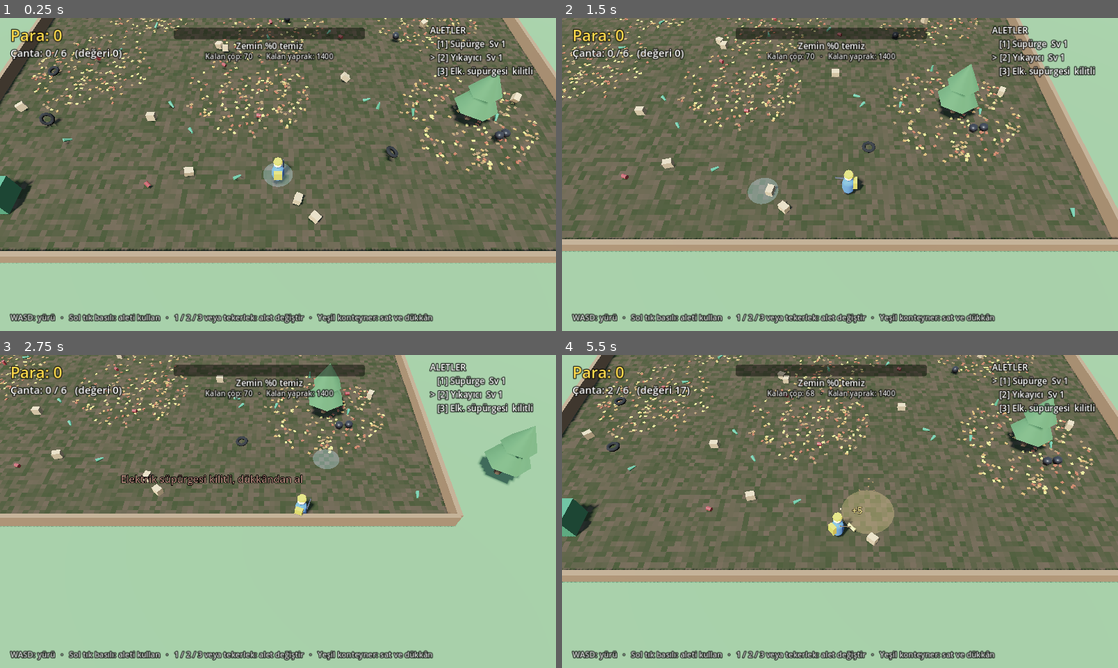
Above: before the commit, frames 1-4 (two rows, left to right).
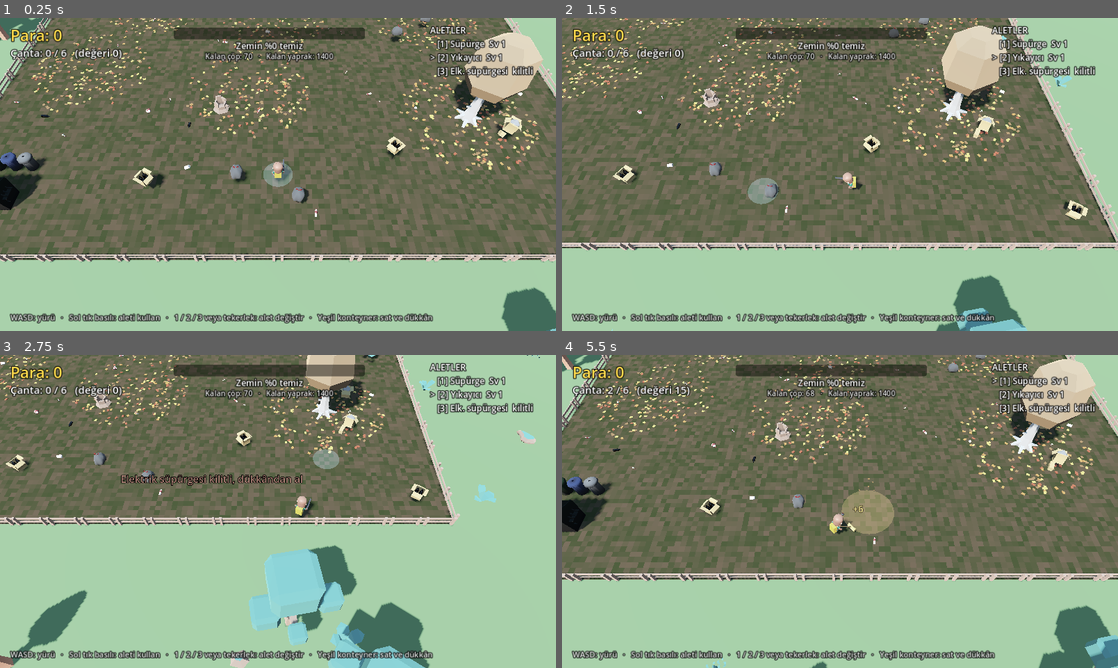
Above: after the commit, the same moments.

Repository: bogacavdar/Junk-to-Shine
Game: Godot game, scene res://main.tscn
The game is run twice, just before and just after one commit, with the same random seed, the same clock (stepped at 60 frames per second) and the same inputs.
Inputs (mouse positions are in pixels of both pictures, inside the frame that each line leads up to):
- Up to frame 1 (0.25 s): no input
- Up to frame 2 (1.5 s): tap Enter at 0.5 s; move the mouse to (962, 158) at 0.52 s; hold D (move_right) 0.53-1.28 s; tap 1 at 0.6 s; click (962, 158) at 0.67 s; move the mouse to (728, 190) at 1.27 s; hold S (move_down) from 1.28 s (still down); tap 2 at 1.35 s
- Up to frame 3 (2.75 s): move the mouse to (333, 442) at 2.02 s; release S (move_down) at 2.03 s; hold D (move_right) from 2.03 s (still down); tap 3 at 2.1 s
- Up to frame 4 (5.5 s): move the mouse to (812, 574) at 2.77 s; release D (move_right) at 2.78 s; hold W (move_up) 2.78-3.53 s; tap one key every 0.75 s from 2.85 s: 1 2 3 1; click (812, 574) at 2.92 s; move the mouse to (1006, 558) at 3.52 s; hold A (move_left) 3.53-5.03 s; move the mouse to (673, 464) at 4.27 s; move the mouse to (867, 511) at 5.02 s; hold S (move_down) from 5.03 s (still down); click (867, 511) at 5.17 s

The runs differ from the first frame. In frame 1, 13% of the frame differs, in the area x 0-100%, y 0-100%; in frame 2, 12%; in frame 3, 16%, in the area x 0-98%, y 0-100%; in frame 4, 12%.

Commit message:
Gerçek modeller: KayKit karakter, Kenney doğa ve evler, gerçek çöpler
- Karakter: animasyonlu KayKit Rogue (bekleme, koşma, bitişte sevinme)
- Çevre: Kenney ağaçları, çalı, kaya, çimen, ahşap çitler ve arkada banliyö evleri
- Çöpler: Rojatzo paketinden 19 çeşit (şişe, kutu, poşet, muz, elma, sandviç...)
- Satış noktası artık gerçek çöp konteyneri, yanında geri dönüşüm kovaları
- Alan bitince çiçekler açıyor
- Modeller oyun içinde ölçülüp otomatik ölçekleniyor (farklı paket birimleri)

Co-Authored-By: Claude Opus 5.5 <noreply@anthropic.com>
Claude-Session: https://claude.ai/code/session_01BTyhiHPd1tC3NJd2rRFT53

Diff:
--- a/scripts/main.gd
+++ b/scripts/main.gd
@@ -4,6 +4,18 @@
 
 const PlayerScript := preload("res://scripts/player.gd")
 const DirtShader := preload("res://shaders/dirt.gdshader")
+const Models := preload("res://scripts/models.gd")
+
+# Çöp türleri: [dosya, boyut (m), değer, sıklık]
+const TRASH_TYPES := [
+	["Lata", 0.32, 3, 3], ["CrushedBottle", 0.42, 3, 3], ["EmptyBottle", 0.5, 4, 2],
+	["FlatBottle", 0.45, 3, 2], ["TwistedBottle", 0.5, 4, 2], ["DwarfBottle", 0.38, 3, 2],
+	["NormalRed", 0.45, 3, 2], ["Platano", 0.38, 2, 2], ["RottenApple", 0.3, 2, 2],
+	["Sandwich", 0.4, 2, 1], ["Tissue1", 0.32, 1, 2], ["Tissue2", 0.32, 1, 2],
+	["StripedBox", 0.65, 5, 2], ["BolsaA", 0.85, 6, 1], ["BolsaN1", 0.85, 6, 1],
+	["BolsaN2", 0.85, 6, 1], ["BolsaNa", 0.85, 6, 1], ["Bag_Box", 1.1, 10, 1],
+	["Box_Bottles", 1.0, 9, 1],
+]
 
 const AREA_SIZE := 40.0          # temizlenecek alanın kenarı (metre)
 const MASK_RES := 256            # kir maskesi çözünürlüğü
@@ -66,6 +78,8 @@
 var container_pos := Vector3(-AREA_SIZE * 0.5 + 3.5, 0, AREA_SIZE * 0.5 - 3.5)
 var trash_bodies: Array[RigidBody3D] = []
 var tree_positions: Array[Vector3] = []
+var trash_pool: Array = []
+var flower_nodes: Array[Node3D] = []
 
 # --- Yapraklar (binlerce, fizik yok) ---
 var leaf_mm: MultiMeshInstance3D
@@ -211,59 +225,82 @@
 
 func _build_props() -> void:
 	var half := AREA_SIZE * 0.5
-	var wood := Color(0.55, 0.38, 0.22)
-	# Çit (alanın sınırı)
-	_add_static_box(Vector3(0, 0.45, -half), Vector3(AREA_SIZE, 0.9, 0.3), wood)
-	_add_static_box(Vector3(0, 0.45, half), Vector3(AREA_SIZE, 0.9, 0.3), wood)
-	_add_static_box(Vector3(-half, 0.45, 0), Vector3(0.3, 0.9, AREA_SIZE), wood)
-	_add_static_box(Vector3(half, 0.45, 0), Vector3(0.3, 0.9, AREA_SIZE), wood)
-
-	# Ev (alanın dışında, arkada)
-	_add_static_box(Vector3(-6, 2.0, -half - 5), Vector3(9, 4, 6), Color(0.85, 0.78, 0.65))
-	var roof := MeshInstance3D.new()
-	var prism := PrismMesh.new()
-	prism.size = Vector3(10, 2.6, 7)
-	prism.material = _mat(Color(0.65, 0.25, 0.2))
-	roof.mesh = prism
-	roof.position = Vector3(-6, 5.3, -half - 5)
-	add_child(roof)
-
-	# Ağaçlar (alanın içinde)
+	# Görünmez sınır duvarları (çarpışma için); görüntü Kenney çitleriyle
+	_add_wall(Vector3(0, 0.6, -half), Vector3(AREA_SIZE, 1.2, 0.3))
+	_add_wall(Vector3(0, 0.6, half), Vector3(AREA_SIZE, 1.2, 0.3))
+	_add_wall(Vector3(-half, 0.6, 0), Vector3(0.3, 1.2, AREA_SIZE))
+	_add_wall(Vector3(half, 0.6, 0), Vector3(0.3, 1.2, AREA_SIZE))
+	var seg := 2.0
+	var count := int(AREA_SIZE / seg)
+	for i in count:
+		var along := -half + seg * (i + 0.5)
+		_add_model("res://assets/nature/fence_planks.glb", seg, Vector3(along, 0, -half), 0.0)
+		_add_model("res://assets/nature/fence_planks.glb", seg, Vector3(along, 0, half), 0.0)
+		_add_model("res://assets/nature/fence_planks.glb", seg, Vector3(-half, 0, along), 90.0)
+		_add_model("res://assets/nature/fence_planks.glb", seg, Vector3(half, 0, along), 90.0)
+
+	# Arkada banliyö evleri
+	var houses := ["building-type-a", "building-type-f", "building-type-c", "building-type-k"]
+	for i in houses.size():
+		var hx := -18.0 + 13.0 * i
+		_add_model("res://assets/suburb/%s.glb" % houses[i], 11.0, Vector3(hx, 0, -half - 9.0), 0.0, true)
+		_add_wall(Vector3(hx, 2.5, -half - 9.0), Vector3(9, 5, 8))
+	_add_model("res://assets/suburb/driveway-long.glb", 6.0, Vector3(-11.5, 0.01, -half - 3.5), 90.0)
+
+	# Alanın içindeki ağaçlar (sonbahar: yaprakların kaynağı)
 	for p in [Vector3(9, 0, -8), Vector3(-11, 0, -4), Vector3(13, 0, 10)]:
-		_add_tree(p)
-	for p in [Vector3(-26, 0, 6), Vector3(26, 0, -10), Vector3(24, 0, 16), Vector3(8, 0, -28)]:
-		_add_tree(p)
-
-
-func _add_tree(pos: Vector3) -> void:
-	tree_positions.append(pos)
+		_add_tree(p, "res://assets/nature/tree_oak_fall.glb", 6.0)
+	# İçeride birkaç kütük ve çalı
+	_add_model("res://assets/nature/stump_old.glb", 1.2, Vector3(-4, 0, 9), randf() * 360.0)
+	_add_model("res://assets/nature/log.glb", 2.2, Vector3(15, 0, -15), 30.0)
+	_add_model("res://assets/nature/plant_bushLarge.glb", 2.0, Vector3(-17, 0, -17), 0.0)
+	_add_model("res://assets/nature/plant_bush.glb", 1.6, Vector3(17.5, 0, 3), 0.0)
+
+	# Dışarıdaki doğa: ağaç halkası, çalılar, kayalar, çimen
+	var outer_trees := ["res://assets/nature/tree_oak.glb", "res://assets/nature/tree_default.glb", "res://assets/nature/tree_fat.glb", "res://assets/nature/tree_detailed.glb", "res://assets/suburb/tree-large.glb"]
+	var placed := 0
+	var tries := 0
+	while placed < 26 and tries < 400:
+		tries += 1
+		var p := Vector3(randf_range(-36, 36), 0, randf_range(-20, 36))
+		if absf(p.x) < half + 2.5 and absf(p.z) < half + 2.5:
+			continue
+		if p.z < -half - 2.0:
+			continue
+		_add_tree(p, outer_trees[randi() % outer_trees.size()], randf_range(5.0, 7.5))
+		placed += 1
+	var small := ["res://assets/nature/plant_bush.glb", "res://assets/nature/plant_bushDetailed.glb", "res://assets/nature/rock_smallA.glb", "res://assets/nature/rock_smallC.glb", "res://assets/nature/rock_largeA.glb", "res://assets/nature/grass_large.glb", "res://assets/nature/grass.glb", "res://assets/nature/grass_leafs.glb"]
+	for i in 140:
+		var p := Vector3(randf_range(-45, 45), 0, randf_range(-45, 45))
+		if absf(p.x) < half + 0.8 and absf(p.z) < half + 0.8:
+			continue
+		var path: String = small[randi() % small.size()]
+		var size: float = 1.4 if path.contains("bush") else (1.2 if path.contains("large") else 0.7)
+		var deco := _add_model(path, size * randf_range(0.8, 1.3), p, randf() * 360.0)
+		Models.set_shadows(deco, false)
+
+	# Alan tertemiz olunca açacak çiçekler (başta gizli)
+	var flowers := ["res://assets/nature/flower_redA.glb", "res://assets/nature/flower_yellowA.glb", "res://assets/nature/flower_purpleA.glb"]
+	for i in 45:
+		var p := Vector3(randf_range(-half + 1.5, half - 1.5), 0, randf_range(-half + 1.5, half - 1.5))
+		var f := _add_model(flowers[randi() % flowers.size()], randf_range(0.6, 0.9), p, randf() * 360.0)
+		f.set_meta("full_scale", f.scale)
+		f.scale = Vector3.ZERO
+		f.visible = false
+		flower_nodes.append(f)
+
+
+func _add_tree(pos: Vector3, path: String, height: float) -> void:
+	if absf(pos.x) < AREA_SIZE * 0.5 and absf(pos.z) < AREA_SIZE * 0.5:
+		tree_positions.append(pos)
 	var body := StaticBody3D.new()
 	body.position = pos
-	var trunk := CylinderMesh.new()
-	trunk.top_radius = 0.15
-	trunk.bottom_radius = 0.22
-	trunk.height = 1.4
-	trunk.radial_segments = 6
-	trunk.material = _mat(Color(0.42, 0.28, 0.16))
-	_add_child_mesh(body, trunk, Vector3(0, 0.7, 0))
-	var leaf_mat := _mat(Color(0.25, 0.5, 0.22))
-	var cone1 := CylinderMesh.new()
-	cone1.top_radius = 0.0
-	cone1.bottom_radius = 1.4
-	cone1.height = 2.0
-	cone1.radial_segments = 6
-	cone1.material = leaf_mat
-	_add_child_mesh(body, cone1, Vector3(0, 2.2, 0))
-	var cone2 := CylinderMesh.new()
-	cone2.top_radius = 0.0
-	cone2.bottom_radius = 1.05
-	cone2.height = 1.6
-	cone2.radial_segments = 6
-	cone2.material = leaf_mat
-	_add_child_mesh(body, cone2, Vector3(0, 3.2, 0))
+	var model := Models.make(path, height, true)
+	model.rotation_degrees.y = randf() * 360.0
+	body.add_child(model)
 	var cs := CollisionShape3D.new()
 	var shape := CylinderShape3D.new()
-	shape.radius = 0.3
+	shape.radius = 0.35
 	shape.height = 2.0
 	cs.shape = shape
 	cs.position.y = 1.0
@@ -271,15 +308,45 @@
 	add_child(body)
 
 
+func _add_model(path: String, size: float, pos: Vector3, yaw_deg: float, by_height: bool = false) -> Node3D:
+	var model := Models.make(path, size, by_height)
+	model.position = pos
+	model.rotation_degrees.y = yaw_deg
+	add_child(model)
+	return model
+
+
+func _add_wall(pos: Vector3, size: Vector3) -> void:
+	var body := StaticBody3D.new()
+	body.position = pos
+	var cs := CollisionShape3D.new()
+	var sh := BoxShape3D.new()
+	sh.size = size
+	cs.shape = sh
+	body.add_child(cs)
+	add_child(body)
+
+
 func _build_container() -> void:
-	_add_static_box(container_pos + Vector3(0, 0.7, 0), Vector3(2.6, 1.4, 1.7), Color(0.15, 0.55, 0.3))
+	# Satış noktası: büyük çöp konteyneri
+	var dumpster := _add_model("res://assets/trash/Dumpster.fbx", 3.0, container_pos, 0.0)
+	var dims: Vector3 = dumpster.get_meta("dims")
+	_add_wall(container_pos + Vector3(0, dims.y * 0.5, 0), dims)
+	# Yanında renkli geri dönüşüm kovaları (dekor)
+	var bins := ["PlasticGreen", "PlasticBlue", "PlasticGray"]
+	for i in bins.size():
+		var bp := container_pos + Vector3(-0.6 + 1.0 * i, 0, -2.4)
+		var b := _add_model("res://assets/trash/%s.fbx" % bins[i], 1.1, bp, 0.0, true)
+		var bd: Vector3 = b.get_meta("dims")
+		_add_wall(bp + Vector3(0, bd.y * 0.5, 0), bd)
 	var lbl := Label3D.new()
 	lbl.text = "SAT"
 	lbl.font_size = 96
 	lbl.outline_size = 16
 	lbl.pixel_size = 0.01
 	lbl.billboard = BaseMaterial3D.BILLBOARD_ENABLED
-	lbl.position = container_pos + Vector3(0, 2.4, 0)
+	lbl.modulate = Color(0.6, 1.0, 0.7)
+	lbl.position = container_pos + Vector3(0, dims.y + 1.0, 0)
 	add_child(lbl)
 
 
@@ -316,71 +383,33 @@
 
 
 func _spawn_trash(pos: Vector3) -> void:
+	if trash_pool.is_empty():
+		for t in TRASH_TYPES:
+			for k in int(t[3]):
+				trash_pool.append(t)
+	var t: Array = trash_pool[randi() % trash_pool.size()]
+	var size: float = t[1]
 	var body := RigidBody3D.new()
 	body.collision_layer = 2
 	body.collision_mask = 1 | 2
 	body.mass = 0.5
-	var mi := MeshInstance3D.new()
-	mi.name = "Mesh"
-	var shape_size := Vector3(0.4, 0.4, 0.4)
-	var value := 3
-	var roll := randf()
-	if roll < 0.3:
-		var can := CylinderMesh.new()
-		can.top_radius = 0.13
-		can.bottom_radius = 0.13
-		can.height = 0.32
-		can.radial_segments = 8
-		can.material = _mat(Color(0.8, 0.15, 0.15), 0.35)
-		mi.mesh = can
-		shape_size = Vector3(0.26, 0.32, 0.26)
-		value = 3
-	elif roll < 0.55:
-		var bottle := CylinderMesh.new()
-		bottle.top_radius = 0.06
-		bottle.bottom_radius = 0.12
-		bottle.height = 0.5
-		bottle.radial_segments = 8
-		bottle.material = _mat(Color(0.2, 0.6, 0.35), 0.2)
-		mi.mesh = bottle
-		shape_size = Vector3(0.24, 0.5, 0.24)
-		value = 4
-	elif roll < 0.8:
-		var box := BoxMesh.new()
-		box.size = Vector3(0.55, 0.4, 0.45)
-		box.material = _mat(Color(0.7, 0.55, 0.35))
-		mi.mesh = box
-		shape_size = box.size
-		value = 5
-	elif roll < 0.95:
-		var sack := SphereMesh.new()
-		sack.radius = 0.32
-		sack.height = 0.55
-		sack.radial_segments = 6
-		sack.rings = 3
-		sack.material = _mat(Color(0.12, 0.12, 0.14), 0.4)
-		mi.mesh = sack
-		shape_size = Vector3(0.6, 0.5, 0.6)
-		value = 6
-	else:
-		var tire := TorusMesh.new()
-		tire.inner_radius = 0.22
-		tire.outer_radius = 0.45
-		tire.rings = 10
-		tire.ring_segments = 6
-		tire.material = _mat(Color(0.1, 0.1, 0.1))
-		mi.mesh = tire
-		shape_size = Vector3(0.9, 0.25, 0.9)
-		value = 12
+	var model := Models.make("res://assets/trash/%s.fbx" % t[0], size)
+	model.name = "Mesh"
+	var dims: Vector3 = model.get_meta("dims")
+	model.position.y = -dims.y * 0.5
+	Models.set_shadows(model, size >= 0.7)
 	var cs := CollisionShape3D.new()
 	var bs := BoxShape3D.new()
-	bs.size = shape_size
+	bs.size = Vector3(maxf(dims.x, 0.12), maxf(dims.y, 0.08), maxf(dims.z, 0.12))
 	cs.shape = bs
-	body.add_child(mi)
+	body.add_child(model)
 	body.add_child(cs)
-	body.set_meta("value", value)
-	body.position = pos
-	body.rotation = Vector3(randf() * TAU, randf() * TAU, randf() * TAU)
+	body.set_meta("value", int(t[2]))
+	body.position = pos + Vector3(0, dims.y * 0.5 + 0.3, 0)
+	if size < 0.7:
+		body.rotation = Vector3(randf() * TAU, randf() * TAU, randf() * TAU)
+	else:
+		body.rotation = Vector3(0, randf() * TAU, 0)
 	add_child(body)
 	trash_bodies.append(body)
 
@@ -819,6 +848,8 @@
 	if not completed and clean_pct >= COMPLETE_PCT and trash_bodies.is_empty():
 		completed = true
 		_sweep_leftovers()
+		_bloom_flowers()
+		player.cheer()
 		money += COMPLETE_BONUS
 		banner_label.text = "ALAN TERTEMİZ!  +%d" % COMPLETE_BONUS
 		banner_label.visible = true
@@ -836,6 +867,17 @@
 	leaves_left = 0
 	for step in 5:
 		get_tree().create_timer(0.15 * (step + 1)).timeout.connect(_fade_mask_step.bind(step == 4))
+
+
+func _bloom_flowers() -> void:
+	# Temizlenen alanda çiçekler tek tek açar
+	for i in flower_nodes.size():
+		var f: Node3D = flower_nodes[i]
+		var full: Vector3 = f.get_meta("full_scale")
+		var tw := create_tween()
+		tw.tween_interval(0.6 + 0.04 * i)
+		tw.tween_callback(f.show)
+		tw.tween_property(f, "scale", full, 0.35).set_trans(Tween.TRANS_BACK).set_ease(Tween.EASE_OUT)
 
 
 func _fade_mask_step(final: bool) -> void:
--- /dev/null
+++ b/scripts/models.gd
@@ -0,0 +1,62 @@
+extends RefCounted
+## Hazır modelleri (GLB / FBX) yükleyip istenen boyuta getiren yardımcılar.
+## Paketlerin birimleri farklı (cm / m), bu yüzden her modeli ölçüp ölçekliyoruz.
+
+static var _cache := {}
+
+
+## Modeli yükler, en büyük boyutu (ya da yüksekliği) `size` metre olacak şekilde ölçekler.
+## Dönen düğümün orijini modelin taban merkezidir. Ölçeklenmiş boyut "dims" meta verisinde.
+static func make(path: String, size: float, by_height: bool = false) -> Node3D:
+	var scene: PackedScene = _cache.get(path)
+	if scene == null:
+		scene = load(path)
+		_cache[path] = scene
+	var holder := Node3D.new()
+	var inst: Node3D = scene.instantiate()
+	holder.add_child(inst)
+	var box := aabb_of(inst)
+	var dims := box.size
+	var ref_size: float = dims.y if by_height else maxf(dims.x, maxf(dims.y, dims.z))
+	var s := size / maxf(ref_size, 0.0001)
+	var center := box.get_center()
+	inst.position -= Vector3(center.x, box.position.y, center.z)
+	holder.scale = Vector3.ONE * s
+	holder.set_meta("dims", dims * s)
+	return holder
+
+
+## Bir düğüm ağacındaki görünür tüm mesh'lerin, düğümün ebeveyn uzayındaki sınır kutusu.
+static func aabb_of(root: Node3D) -> AABB:
+	var result := AABB()
+	var first := true
+	var stack: Array = [[root, root.transform]]
+	while not stack.is_empty():
+		var item: Array = stack.pop_back()
+		var n: Node = item[0]
+		var xf: Transform3D = item[1]
+		if n is MeshInstance3D:
+			var mi: MeshInstance3D = n
+			if mi.mesh != null and mi.visible:
+				var b: AABB = xf * mi.get_aabb()
+				if first:
+					result = b
+					first = false
+				else:
+					result = result.merge(b)
+		for c in n.get_children():
+			if c is Node3D:
+				var c3: Node3D = c
+				stack.append([c3, xf * c3.transform])
+	if first:
+		result = AABB(Vector3(-0.5, 0, -0.5), Vector3.ONE)
+	return result
+
+
+## Gölge ayarı: küçük nesneler gölge düşürmesin (web'de performans için).
+static func set_shadows(root: Node, enabled: bool) -> void:
+	for c in root.get_children():
+		if c is GeometryInstance3D:
+			var g: GeometryInstance3D = c
+			g.cast_shadow = GeometryInstance3D.SHADOW_CASTING_SETTING_ON if enabled else GeometryInstance3D.SHADOW_CASTING_SETTING_OFF
+		set_shadows(c, enabled)
--- a/scripts/player.gd
+++ b/scripts/player.gd
@@ -4,6 +4,11 @@
 var speed := 7.5
 var visual: Node3D
 var tool_nodes: Array[Node3D] = []
+var character: Node3D
+var anim: AnimationPlayer
+var cheering := false
+
+const Models := preload("res://scripts/models.gd")
 
 
 func _ready() -> void:
@@ -22,38 +27,27 @@
 	visual.name = "Visual"
 	add_child(visual)
 
-	# Gövde (tulum)
-	var body_mesh := CapsuleMesh.new()
-	body_mesh.radius = 0.35
-	body_mesh.height = 1.3
-	body_mesh.radial_segments = 8
-	body_mesh.rings = 2
-	body_mesh.material = _mat(Color(0.2, 0.45, 0.8))
-	_add_mesh(body_mesh, Vector3(0, 0.75, 0))
-
-	# Kafa
-	var head := SphereMesh.new()
-	head.radius = 0.26
-	head.height = 0.52
-	head.radial_segments = 8
-	head.rings = 4
-	head.material = _mat(Color(0.96, 0.78, 0.62))
-	_add_mesh(head, Vector3(0, 1.65, 0))
-
-	# Kep
-	var cap_mesh := CylinderMesh.new()
-	cap_mesh.top_radius = 0.24
-	cap_mesh.bottom_radius = 0.28
-	cap_mesh.height = 0.14
-	cap_mesh.radial_segments = 8
-	cap_mesh.material = _mat(Color(1.0, 0.75, 0.1))
-	_add_mesh(cap_mesh, Vector3(0, 1.86, 0))
+	# Karakter modeli: KayKit Rogue (silah ve pelerin gizli), +Z'ye baktığı için 180° çevrilir
+	character = Models.make("res://assets/character/Rogue.glb", 1.85, true)
+	character.rotation_degrees.y = 180.0
+	visual.add_child(character)
+	for part in ["Knife_Offhand", "1H_Crossbow", "2H_Crossbow", "Knife", "Throwable", "Rogue_Cape"]:
+		var n := character.find_child(part, true, false)
+		if n is Node3D:
+			(n as Node3D).visible = false
+	var ap := character.find_child("AnimationPlayer", true, false)
+	if ap is AnimationPlayer:
+		anim = ap as AnimationPlayer
+		for loop_name in ["Idle", "Running_A", "Walking_A"]:
+			if anim.has_animation(loop_name):
+				anim.get_animation(loop_name).loop_mode = Animation.LOOP_LINEAR
+		_play("Idle")
 
 	# Sırt tankı
 	var tank := BoxMesh.new()
-	tank.size = Vector3(0.45, 0.6, 0.25)
+	tank.size = Vector3(0.4, 0.5, 0.22)
 	tank.material = _mat(Color(1.0, 0.75, 0.1))
-	_add_mesh(tank, Vector3(0, 1.0, 0.38))
+	_add_mesh(tank, Vector3(0, 1.05, 0.32))
 
 	# Yıkama tabancası (ileri, -Z yönüne bakar)
 	var gun := CylinderMesh.new()
@@ -111,6 +105,24 @@
 	else:
 		velocity.y -= 25.0 * delta
 	move_and_slide()
+	if not cheering:
+		_play("Running_A" if input.length() > 0.1 else "Idle")
+
+
+func _play(anim_name: String) -> void:
+	if anim == null or not anim.has_animation(anim_name):
+		return
+	if anim.current_animation != anim_name:
+		anim.play(anim_name, 0.15)
+
+
+func cheer() -> void:
+	if anim == null or not anim.has_animation("Cheer"):
+		return
+	cheering = true
+	anim.play("Cheer", 0.15)
+	await anim.animation_finished
+	cheering = false
 
 
 func set_tool(t: int) -> void:
Binary file added: assets/character/Rogue.glb
Binary file added: assets/nature/fence_planks.glb
Binary file added: assets/nature/fence_simple.glb
Binary file added: assets/nature/flower_purpleA.glb
Binary file added: assets/nature/flower_redA.glb
Binary file added: assets/nature/flower_yellowA.glb
Binary file added: assets/nature/grass.glb
Binary file added: assets/nature/grass_large.glb
Binary file added: assets/nature/grass_leafs.glb
Binary file added: assets/nature/log.glb
Binary file added: assets/nature/mushroom_red.glb
Binary file added: assets/nature/plant_bush.glb
(and 48 more such lines)
